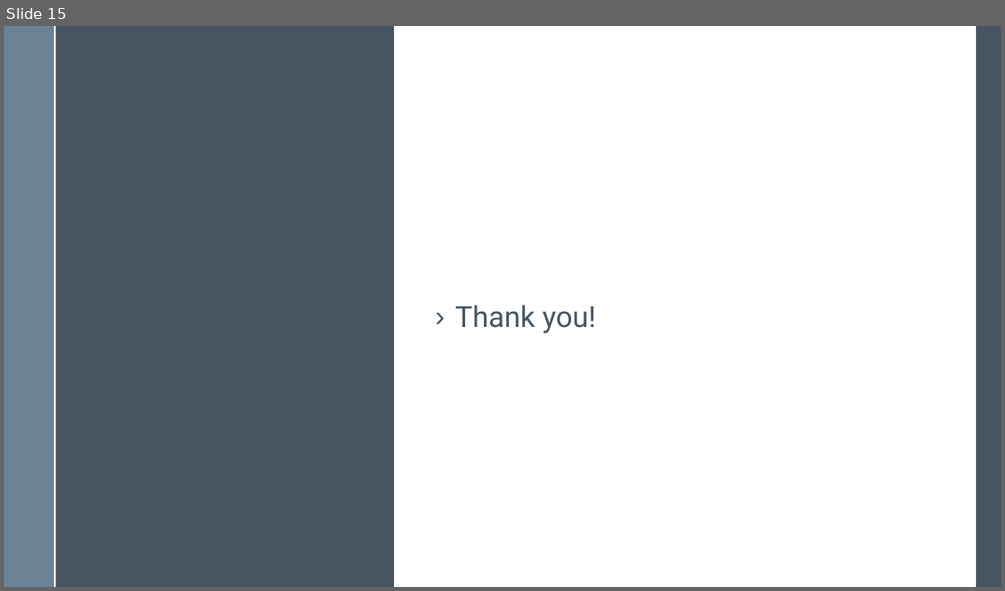
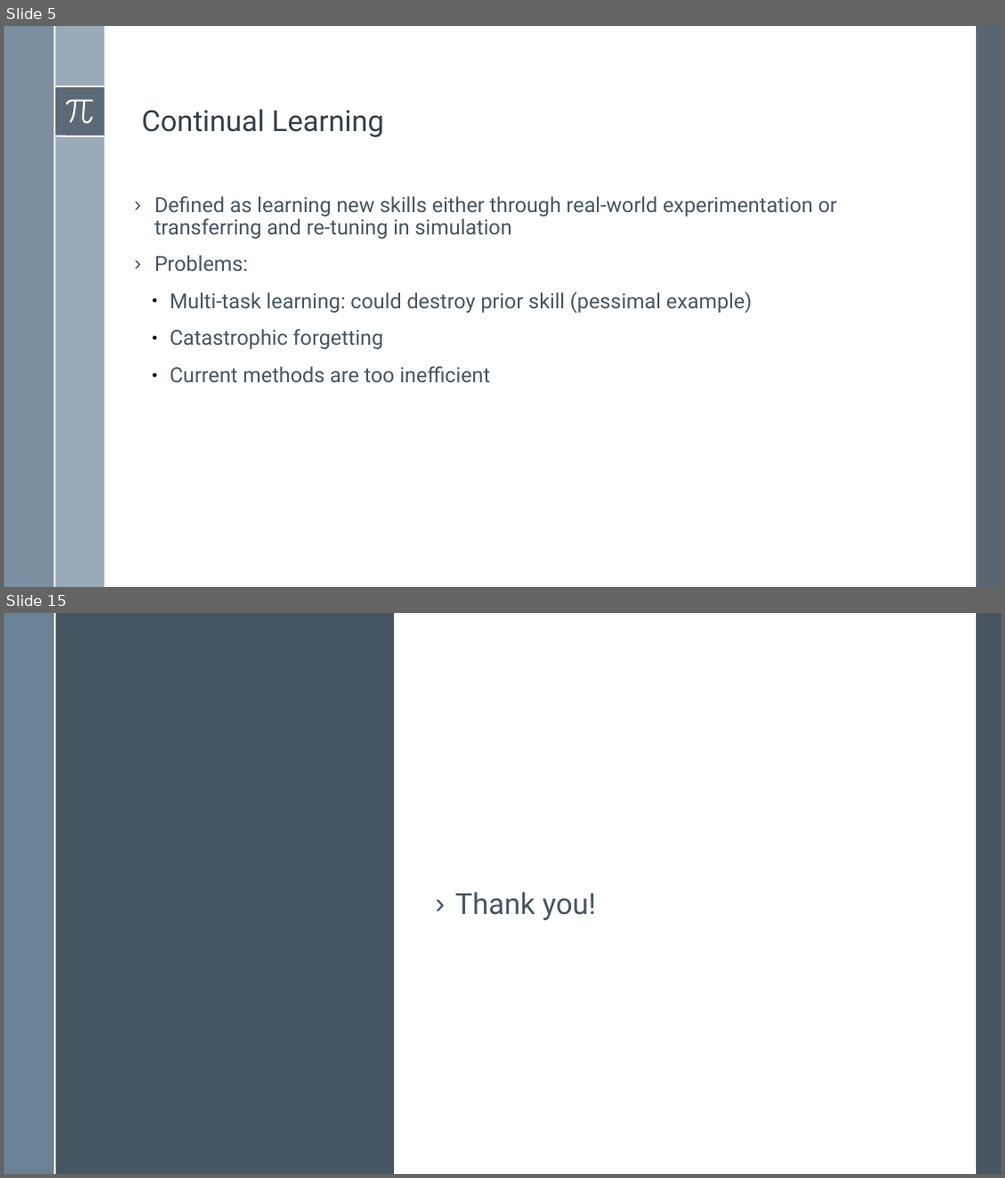
Before and after one commit to BardiaMojra/presentations, a slide deck: a_simple_approach_to_continual_learning_by_transferring_skill_parameters/presentation.odp. Shown one above the other, each under a label of ours: slide 15 before the commit, slides 5 and 15 after it; the slides between them are not shown. The pictures are 1005x591 and 1005x1178 pixels, drawn with LibreOffice and Linux fonts; fonts in the diff are those of the drawing. Boxes give left, top, right and bottom in pixels: in the first picture for what was removed or moved away, otherwise in the second. Text is boxed around its words. In the diff, an @@ line names an element or a change of style, - is before the commit and + after.

```diff
--- a/a_simple_approach_to_continual_learning_by_transferring_skill_parameters/presentation.odp
+++ b/a_simple_approach_to_continual_learning_by_transferring_skill_parameters/presentation.odp
@@ slide 5 added at [4, 26, 1001, 587], background #FFFFFF; not listed: 6 template elements that a slide beside it also shows @@
@@ rectangle added at [976, 26, 1001, 587], fill #475562 at 90% opacity @@
@@ freeform shape added at [66, 99, 94, 123], fill #FFFFFF @@
@@ text added at [142, 109, 384, 137], 28 pt, text #344049 @@
+Continual Learning
@@ text added at [154, 196, 837, 382], 20 pt, text #465562 @@
+› Defined as learning new skills either through real-world experimentation or transferring and re-tuning in simulation
+› Problems:
+  ● Multi-task learning: could destroy prior skill (pessimal example)
+  ● Catastrophic forgetting
+  ● Current methods are too inefficient
```
Also in this commit, not shown: 13 other slides added, 14 slides removed, 20 other files.
